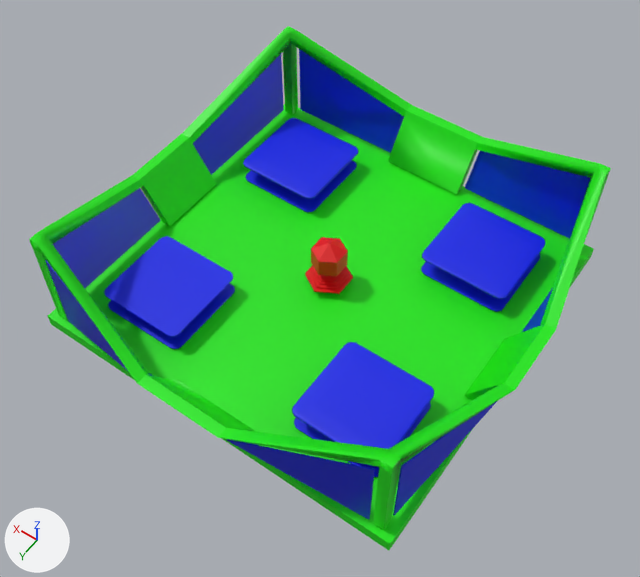
An edit to the FBX model Assets/Art/3D/models/Environment/Dome.fbx, drawn before and after from the same camera.
One viewpoint serves both versions: a 50 mm camera at (-53.4, 77.3, 119.2) aimed at (-1.7, 5.0, 5.6). The lights are fixed; the arrows at lower left show +X, +Y and +Z. The first picture is the older version. Vertices at exactly the same position are counted once.

Names of what the first picture shows: 'Blue', 'Green', 'Red'.
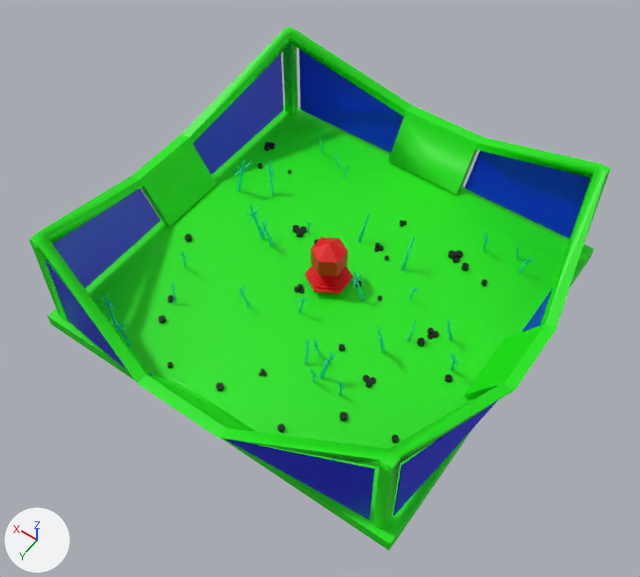
What differs and where, as boxes [x1, y1, x2, y2] in the pictures (640 x 577 px):
```json
{"object": "BleachTrees", "change": "added", "after": [101, 137, 534, 461]}
{"object": "Hexagons", "change": "added", "after": [159, 142, 487, 443]}
{"part": 1, "of": "me_cube_003", "change": "deleted", "before": [104, 118, 545, 477], "on screen": "blue"}
```

Edits to the scene script, one JSON object a line:
```json
{"op": "add", "block": "mat_hexagons", "code": ["mat_hexagons = principled_material('Hexagons')", "mat_hexagons.base_color = (0.000979, 0.000979, 0.000979)  # black #030303"]}
{"op": "add", "block": "mat_bleachtings", "code": ["mat_bleachtings = principled_material('BleachTings')", "mat_bleachtings.base_color = (0.0, 0.8, 0.465)  # cyan #00e7b6"]}
{"block": "me_cube_003", "where": "# used by ob_green; location = (0.0, 0.0, 0.0)"}
{"op": "remove", "block": "me_cube_003", "code": "me_cube_003.from_pydata(...)  # 3396 vertices, 3298 faces; spans x -36.0..36.0, y -36.3..36.3, z 1.4..17.4"}
{"op": "add", "block": "me_cube_003", "code": "me_cube_003.from_pydata(...)  # 64 vertices, 48 faces; spans x -36.0..36.0, y -36.3..36.3, z 1.9..17.4"}
{"block": "me_cube_003", "change": "me_cube_003 part 1: 8 loose pieces with 3332 vertices, spanning x -27.1..27.1, y -26.2..26.2, z 1.4..5.6, are deleted"}
{"op": "add", "block": "me_cylinder_080", "code": ["me_cylinder_080 = bpy.data.meshes.new('Cylinder.080')", "me_cylinder_080.from_pydata(...)  # 576 vertices, 384 faces; spans x -27.1..29.4, y -21.3..28.9, z -0.2..1.7", "me_cylinder_080.materials.append(mat_hexagons)  # black #030303"]}
{"op": "add", "block": "me_cylinder_055", "code": ["me_cylinder_055 = bpy.data.meshes.new('Cylinder.055')", "me_cylinder_055.from_pydata(...)  # 1612 vertices, 1488 faces; spans x -27.3..26.3, y -25.2..30.6, z 0.1..9.2", "me_cylinder_055.materials.append(mat_bleachtings)  # cyan #00e7b6"]}
{"op": "add", "block": "ob_hexagons", "code": ["ob_hexagons = bpy.data.objects.new('Hexagons', me_cylinder_080)", "ob_hexagons.location = (0.0, 0.0, 0.3)"]}
{"op": "add", "block": "ob_bleachtrees", "code": ["ob_bleachtrees = bpy.data.objects.new('BleachTrees', me_cylinder_055)", "ob_bleachtrees.location = (0.0, 0.0, 0.3)"]}
```
